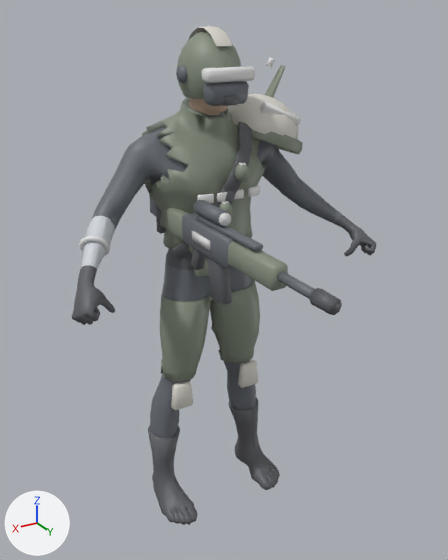
The glTF model assets/models/heroes/ryker/ryker.glb, before and after one commit.
Rendered twice from a 50 mm camera at (1.086, 1.963, 1.916) aimed at (0.058, 0.249, 1.059). Every picture has the same lights, and +X, +Y and +Z are marked at lower left. The first picture is the older version. Vertices at exactly the same position are counted once.

Objects in the first picture: 'ryker'.
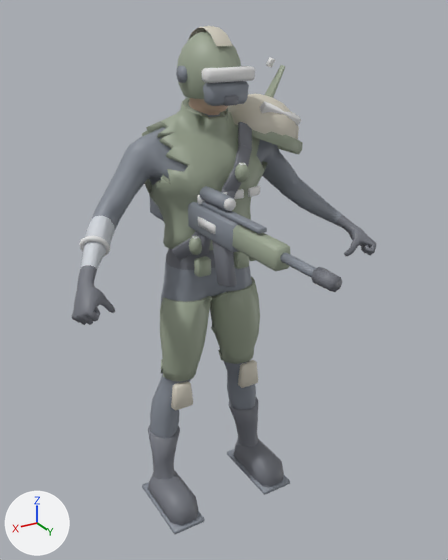
Where the change shows, as pixel boxes (x1, y1, x2, y2) in the pictures (448 x 560 px; the box of a moved part takes in the faces that stretch with it):
'ryker', reshaped
    before: (72, 26, 376, 525)
    after: (72, 26, 376, 534)
part 1 of me_ryker, moved or reshaped
    before: (196, 215, 263, 251)
    after: (227, 449, 290, 495)
part 2 of me_ryker, moved or reshaped
    before: (191, 248, 206, 270)
    after: (199, 233, 211, 255)
part 3 of me_ryker, moved or reshaped
    before: (182, 213, 235, 269)
    after: (188, 202, 240, 252)
part 4 of me_ryker, moved or reshaped
    before: (227, 241, 288, 291)
    after: (232, 225, 290, 271)
part 5 of me_ryker, moved or reshaped
    before: (277, 271, 315, 299)
    after: (280, 253, 316, 277)
part 6 of me_ryker, moved or reshaped
    before: (309, 288, 342, 315)
    after: (311, 267, 342, 292)
part 7 of me_ryker, moved or reshaped
    before: (207, 256, 232, 305)
    after: (212, 240, 237, 287)
part 8 of me_ryker, added
    after: (202, 201, 267, 234)
part 9 of me_ryker, moved or reshaped
    before: (194, 200, 231, 226)
    after: (200, 186, 234, 211)
part 10 of me_ryker, moved or reshaped
    before: (219, 213, 231, 226)
    after: (224, 198, 236, 211)
part 11 of me_ryker, added
    after: (198, 217, 216, 234)
part 12 of me_ryker, added
    after: (233, 439, 284, 486)
part 13 of me_ryker, added
    after: (148, 471, 199, 525)
part 14 of me_ryker, added
    after: (142, 482, 205, 534)
part 15 of me_ryker, deleted
    before: (160, 207, 188, 239)
part 16 of me_ryker, deleted (mostly hidden)
    before: (156, 205, 166, 234)
part 17 of me_ryker, cut back
    before: (192, 231, 210, 250)
part 18 of me_ryker, recoloured
    both: (72, 26, 376, 522)

Edits to the bpy script that builds the scene:
```text
Change me_ryker:
    used by ob_ryker; location = (0.0, 0.0, 0.0)
    remove me_ryker.from_pydata(...)  # 6075 vertices, 11530 faces; spans x -0.61..0.61, y -0.25..0.94, z -0.01..1.88
    add me_ryker.from_pydata(...)  # 6171 vertices, 11706 faces; spans x -0.61..0.61, y -0.25..0.87, z -0.01..1.88
    me_ryker part 1: the loose piece of 24 vertices spanning x 0.15..0.18, y 0.27..0.61, z 1.3..1.32 is scaled about its middle by (4.77, 0.929, 1.11), then moved by (-0.38, -0.35, -1.3)
    me_ryker part 2: the loose piece of 24 vertices spanning x 0.14..0.18, y 0.22..0.29, z 1.12..1.23 is moved by (-0.06, -0.07, 0.02)
    me_ryker part 3: the loose piece of 24 vertices spanning x 0.13..0.19, y 0.19..0.49, z 1.21..1.3 is moved by (-0.06, -0.07, 0.02)
    me_ryker part 4: the loose piece of 24 vertices spanning x 0.13..0.19, y 0.48..0.72, z 1.22..1.3 is moved by (-0.06, -0.07, 0.02)
    me_ryker part 5: the loose piece of 16 vertices spanning x 0.15..0.18, y 0.71..0.89, z 1.25..1.28 is moved by (-0.06, -0.07, 0.02)
    me_ryker part 6: the loose piece of 16 vertices spanning x 0.14..0.18, y 0.87..0.94, z 1.24..1.29 is moved by (-0.06, -0.07, 0.02)
    me_ryker part 7: the loose piece of 24 vertices spanning x 0.14..0.18, y 0.33..0.45, z 1.05..1.24 is moved by (-0.06, -0.07, 0.02)
    me_ryker part 8: the loose piece of 24 vertices spanning x 0.15..0.18, y 0.27..0.61, z 1.3..1.32 is copied, and the copy is moved by (-0.06, -0.07, 0.02); it spans x 0.09..0.12, y 0.2..0.54, z 1.32..1.34
    me_ryker part 9: the loose piece of 20 vertices spanning x 0.14..0.18, y 0.27..0.42, z 1.32..1.37 is moved by (-0.06, -0.07, 0.02)
    me_ryker part 10: the loose piece of 20 vertices spanning x 0.14..0.18, y 0.42..0.43, z 1.32..1.36 is moved by (-0.06, -0.07, 0.02)
    me_ryker part 11: a new loose piece, a box spanning x 0.128..0.134, y 0.205..0.315, z 1.26..1.29, in mat_toon_ryker
    me_ryker part 12: a new loose piece of 24 vertices spanning x -0.28..-0.15, y -0.05..0.24, z -0.01..0.12, in mat_toon_ryker
    me_ryker part 13: a new loose piece of 24 vertices spanning x 0.15..0.28, y -0.05..0.24, z -0.01..0.12, in mat_toon_ryker
    me_ryker part 14: a new loose piece of 24 vertices spanning x 0.15..0.29, y -0.07..0.25, z 0.0..0.02, in mat_toon_ryker
    me_ryker part 15: the loose piece of 24 vertices spanning x 0.14..0.18, y -0.01..0.21, z 1.21..1.29 is deleted
    me_ryker part 16: the loose piece of 24 vertices spanning x 0.14..0.19, y -0.02..0.01, z 1.18..1.3 is deleted
    me_ryker part 17
    14 vertices are removed from x 0.13..0.19, y 0.27..0.39, z 1.24..1.27
    24 faces are deleted
    2 vertices move from x 0.13..0.19, y 0.27..0.39, z 1.24..1.27 to x 0.08..0.12, y -0.09..0.1, z 1.2..1.3
    46 vertices are added at x 0.08..0.12, y -0.09..0.14, z 1.2..1.32
    88 new faces join them
    me_ryker part 18: 9158 kept faces spanning x -0.61..0.61, y -0.25..0.34, z -0.01..1.88 get new vertex colours; the middle colour goes from grey #777c84 to grey #949ba2
    other edits to the shape of me_ryker do not show in these pictures
```
